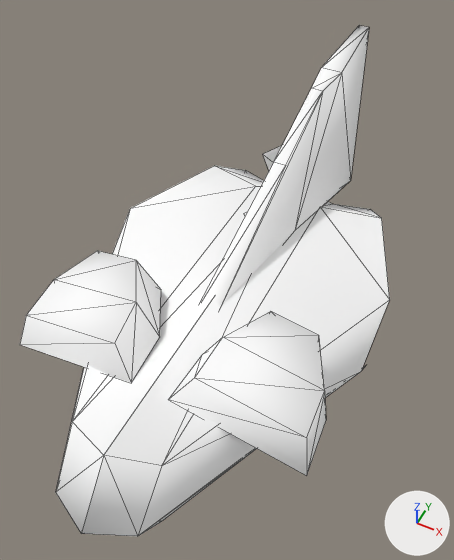
What one commit did to the OBJ model Assets/Art/Nova1492/GXConverted/Models/Characters/MobAndBoss/datan_common_mobbody36_8c297da6.obj.
Rendered twice from a camera (50 mm lens) standing at (0.64, -1.22, 1.92) and looking at (-0.05, 0.16, 0.2). Every picture has the same lights, and +X, +Y and +Z are marked at lower right. The first picture is the older version. Mesh edges are drawn as thin lines. Where no turn or scale is listed for an object, it has been applied to the vertices.

Before the edit, the objects in view are built like this:
```python
me_datan_common_mobbody36_8c297da6 = bpy.data.meshes.new('datan_common_mobbody36_8c297da6')
me_datan_common_mobbody36_8c297da6.from_pydata(...)  # 81 vertices, 97 faces; spans x -0.52..0.52, y -0.83..1.38, z 0.0..0.63
me_datan_common_mobbody36_8c297da6.materials.append(mat_datan_common_mobbody36_8c297da6)  # its picture is missing
# before: 59 (-0.02, 0.48, 0.52) at pixel (273, 161), 62 (-0.02, 0.82, 0.63) at pixel (311, 88), 64 (-0.04, 0.97, 0.63) at pixel (321, 67), 66 (-0.02, 1.38, 0.63) at pixel (359, 25), 67 (-0.04, -0.14, 0.29)
# before: 76 (-0.11, 0.96, 0.29), 77 (-0.08, 0.72, 0.16), 78 (-0.2, 0.79, 0.29) at pixel (262, 154), 80 (-0.11, 0.42, 0.29) at pixel (243, 213)
ob_datan_common_mobbody36_8c297da6 = bpy.data.objects.new('datan_common_mobbody36_8c297da6', me_datan_common_mobbody36_8c297da6)
ob_datan_common_mobbody36_8c297da6.location = (0.0, 0.0, 0.0)
```
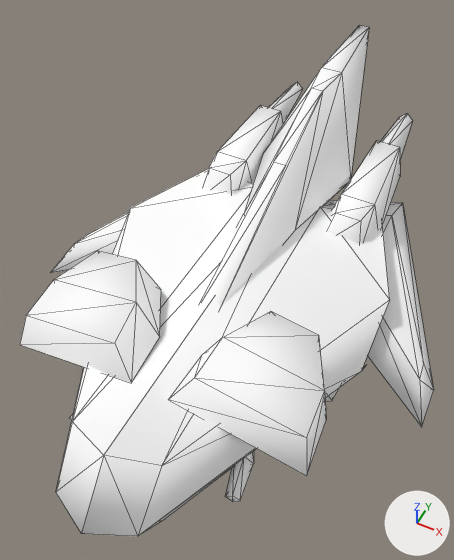
Where the change shows, as pixel boxes (x1, y1, x2, y2) in the pictures (454 x 560 px):
'datan_common_mobbody36_8c297da6_mesh04', added: after (325, 113, 434, 427)
'datan_common_mobbody36_8c297da6_mesh05', added: after (50, 82, 302, 273)
'datan_common_mobbody36_8c297da6_mesh02', added: after (226, 451, 254, 502)
part 1 of me_datan_common_mobbody36_8c297da6, added: after (207, 70, 320, 288)

Diff of the bpy script that builds the scene:
```diff
--- a/Assets/Art/Nova1492/GXConverted/Models/Characters/MobAndBoss/datan_common_mobbody36_8c297da6.obj.py
+++ b/Assets/Art/Nova1492/GXConverted/Models/Characters/MobAndBoss/datan_common_mobbody36_8c297da6.obj.py
@@ me_datan_common_mobbody36_8c297da6 @@
 # used by ob_datan_common_mobbody36_8c297da6; location = (0.0, 0.0, 0.0)
 # verts and faces of me_datan_common_mobbody36_8c297da6; kept vertices keep their numbers, new ones are numbered from 81
-me_datan_common_mobbody36_8c297da6.from_pydata(...)  # 81 vertices, 97 faces; spans x -0.52..0.52, y -0.83..1.38, z 0.0..0.63
+me_datan_common_mobbody36_8c297da6.from_pydata(...)  # 81 vertices, 104 faces; spans x -0.52..0.52, y -0.83..1.38, z 0.0..0.63
+# me_datan_common_mobbody36_8c297da6 part 1
+faces += [(77, 80, 78), (62, 78, 80), (62, 64, 78), (59, 80, 67), (59, 62, 80), (64, 66, 78)]
+faces += [(66, 76, 78)]
 me_datan_common_mobbody36_8c297da6.materials.append(mat_datan_common_mobbody36_8c297da6)
@@ me_datan_common_mobbody36_8c297da6_mesh05 @@
+me_datan_common_mobbody36_8c297da6_mesh05.from_pydata(...)  # 54 vertices, 70 faces; spans x -0.75..0.25, y -0.31..1.35, z 0.0..0.35
+me_datan_common_mobbody36_8c297da6_mesh05.materials.append(mat_datan_common_mobbody36_8c297da6)  # its picture is missing
@@ me_datan_common_mobbody36_8c297da6_mesh04 @@
+me_datan_common_mobbody36_8c297da6_mesh04.from_pydata(...)  # 54 vertices, 70 faces; spans x -0.25..0.76, y -0.34..1.32, z 0.0..0.35
+me_datan_common_mobbody36_8c297da6_mesh04.materials.append(mat_datan_common_mobbody36_8c297da6)  # its picture is missing
@@ me_datan_common_mobbody36_8c297da6_mesh02 @@
+me_datan_common_mobbody36_8c297da6_mesh02.from_pydata(...)  # 16 vertices, 26 faces; spans x -0.021..0.323, y -0.501..0.056, z -0.06..0.06
+me_datan_common_mobbody36_8c297da6_mesh02.materials.append(mat_datan_common_mobbody36_8c297da6)  # its picture is missing
@@ ob_datan_common_mobbody36_8c297da6_mesh05 @@
+ob_datan_common_mobbody36_8c297da6_mesh05 = bpy.data.objects.new('datan_common_mobbody36_8c297da6_mesh05', me_datan_common_mobbody36_8c297da6_mesh05)
+ob_datan_common_mobbody36_8c297da6_mesh05.location = (0.0, 0.0, 0.0)
@@ ob_datan_common_mobbody36_8c297da6_mesh04 @@
+ob_datan_common_mobbody36_8c297da6_mesh04 = bpy.data.objects.new('datan_common_mobbody36_8c297da6_mesh04', me_datan_common_mobbody36_8c297da6_mesh04)
+ob_datan_common_mobbody36_8c297da6_mesh04.location = (0.0, 0.0, 0.0)
@@ ob_datan_common_mobbody36_8c297da6_mesh02 @@
+ob_datan_common_mobbody36_8c297da6_mesh02 = bpy.data.objects.new('datan_common_mobbody36_8c297da6_mesh02', me_datan_common_mobbody36_8c297da6_mesh02)
+ob_datan_common_mobbody36_8c297da6_mesh02.location = (0.0, 0.0, 0.0)
```
